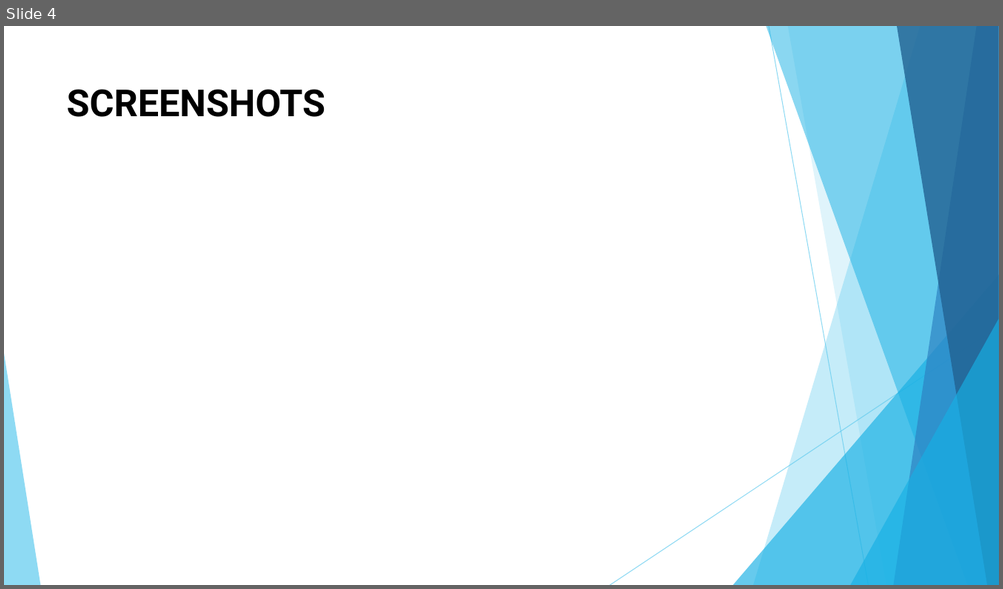
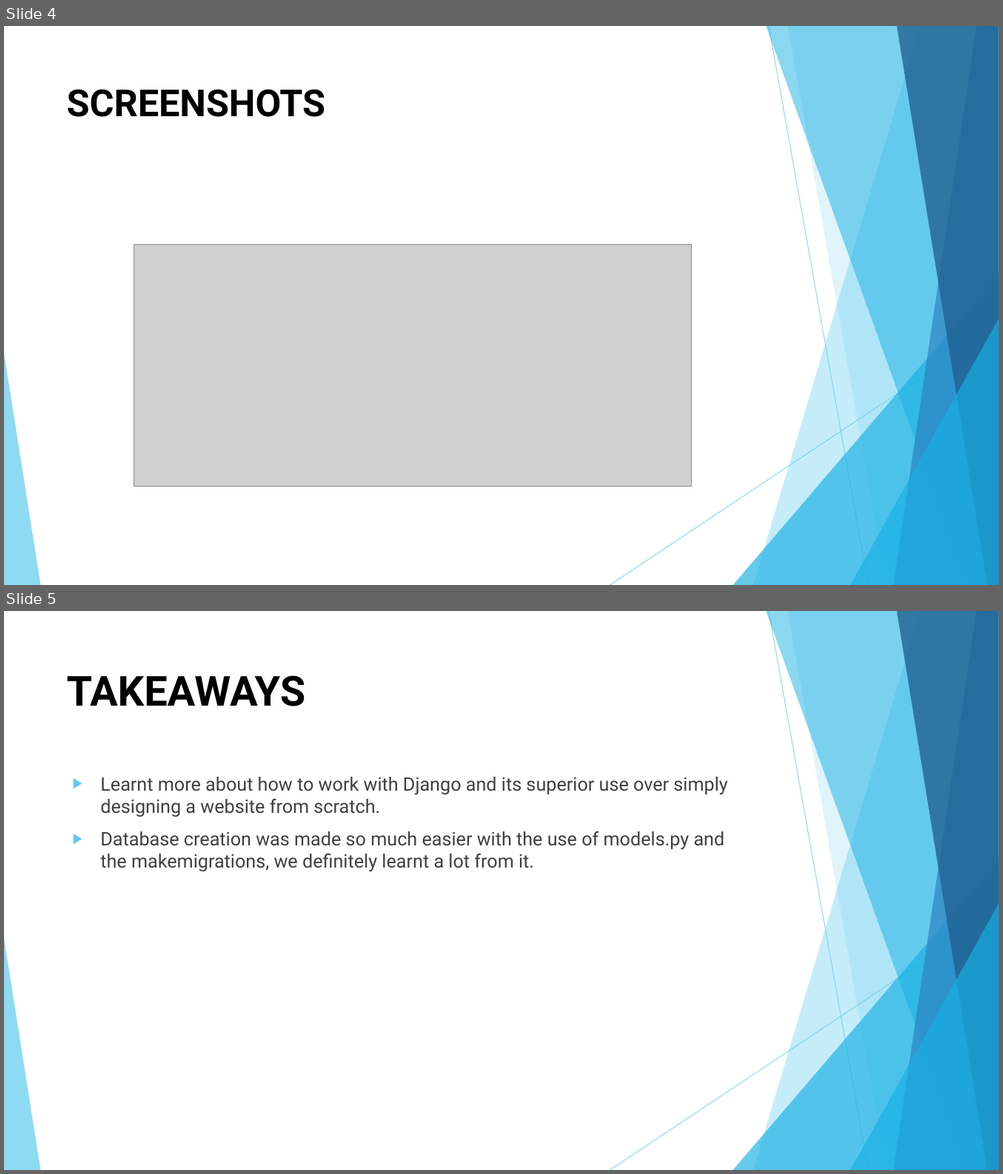
Before and after one commit to Sin317/Blog_webframework, a slide deck: presentation.pptx. Shown one above the other, each under a label of ours: slide 4 before the commit, slides 4 and 5 after it. The pictures are 1003x589 and 1003x1174 pixels, drawn with LibreOffice and Linux fonts; fonts in the diff are those of the drawing; grey boxes stand for pictures. Boxes give left, top, right and bottom in pixels: in the first picture for what was removed or moved away, otherwise in the second. Text is boxed around its words. In the diff, an @@ line names an element or a change of style, - is before the commit and + after.

```diff
--- a/presentation.pptx
+++ b/presentation.pptx
@@ slide 5 added at [4,611,999,1170], background #FFFFFF; not listed: 10 template elements that a slide beside it also shows @@
@@ title added at [67,675,305,706], 40 pt, text #000000, bold @@
+TAKEAWAYS
@@ text added at [100,777,727,872], 18 pt, text #404040 @@
+▶ Learnt more about how to work with Django and its superior use over simply designing a website from scratch.
+▶ Database creation was made so much easier with the use of models.py and the makemigrations, we definitely learnt a lot from it.
@@ slide 4 changed as well @@
@@ picture added at [134,244,692,486] @@
```
Also in this commit, not shown: 2 other slides changed, 3 other slides added, 7 slides removed.
